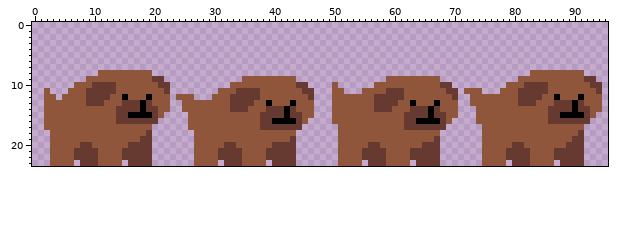
Sprite sheet, stored at assets/dog-idle.png. Above: the version before the commit.
The file is 96x24 pixels.
And afterwards:
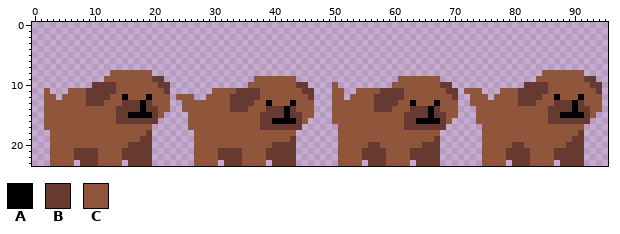
Palette (. is transparent): A #000000  B #663931  C #8f563b
Changes in this commit:
y 8: x 11..12 CC -> ..; x 83..84 CC -> ..
y 9: x 9..11 CCC -> ...; x 35..36 CC -> ..; x 59..60 CC -> ..; x 81..83 CCC -> ...
y 10: x 7..9 CCC -> ...; x 33..35 CCC -> ...; x 57..59 CCC -> ...; x 79..81 CCC -> ...
y 11: x 30 . -> C; x 54 . -> C; x 58 C -> B
y 12: x 29 . -> C; x 52 C -> .; x 76 C -> .
y 20: x 8..9 BB -> CC; x 32..33 BB -> CC
